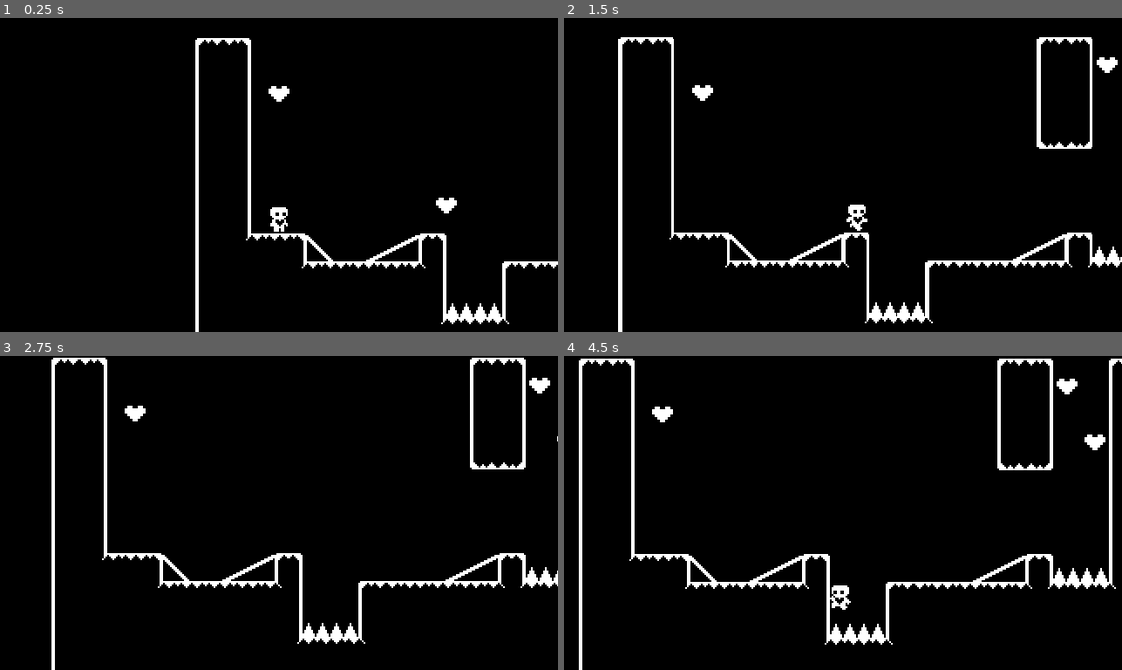
Above: before the commit, frames 1-4 (two rows, left to right).
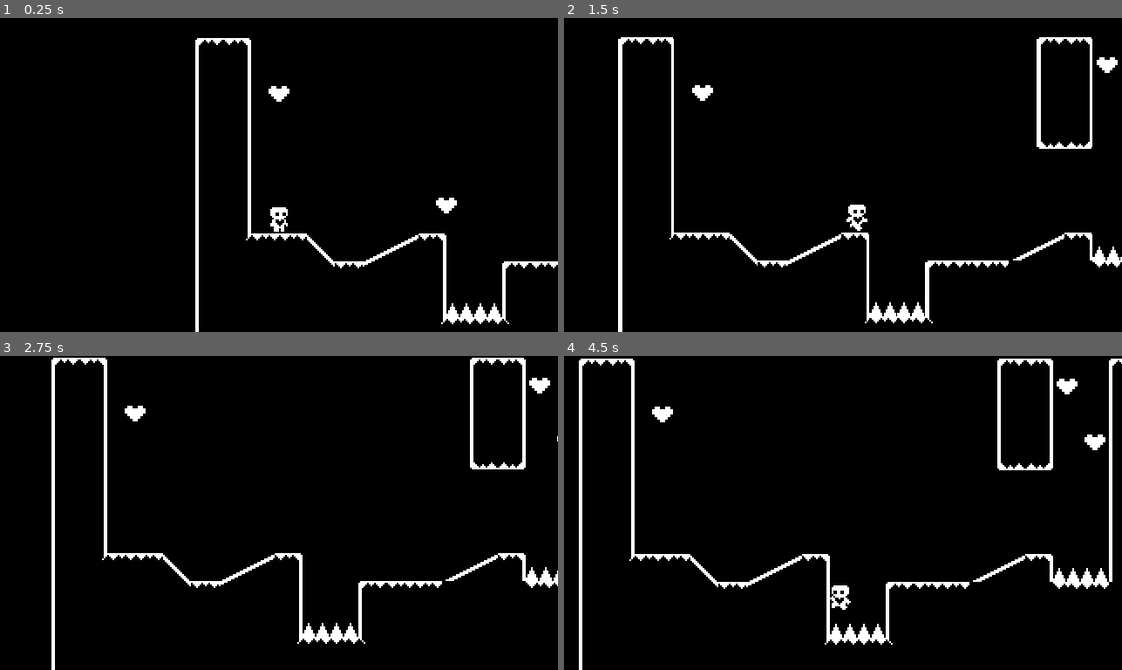
Above: after the commit, the same moments.

Repository: jadeng3/Heart-Platformer
Game: Godot game, scene res://world.tscn
Two runs of this game, one before a commit and one after it. Both use one fixed random seed, a clock stepped at 60 frames per second and the inputs below.
Inputs:
- Up to frame 1 (0.25 s): no input
- Up to frame 2 (1.5 s): hold Right (ui_right) from 0.53 s (still down); tap Up (ui_up) at 0.77 s
- Up to frame 3 (2.75 s): tap Up (ui_up) at 1.52 s; release Right (ui_right) at 2.03 s; hold Left (ui_left) from 2.03 s (still down)
- Up to frame 4 (4.5 s): release Left (ui_left) at 2.78 s; hold Right (ui_right) 2.78-4.28 s; tap Up (ui_up) at 3.02, 3.77 s; hold Left (ui_left) from 4.28 s (still down)

The runs differ from the first frame. In frame 1, 0.3% of the frame differs, in the area x 54-78%, y 68-80%; in frame 2, 0.5%, in the area x 28-95%, y 68-80%; in frame 3, 0.5%; in frame 4, 0.5%.

Commit message:
completed progress check #6
character cant walk up slopes

Diff:
--- a/level_tilemap.tscn
+++ b/level_tilemap.tscn
@@ -560,9 +560,4 @@
 format = 2
 layer_0/name = "Base"
 layer_1/name = "Slopes"
-layer_1/enabled = true
-layer_1/modulate = Color(1, 1, 1, 1)
-layer_1/y_sort_enabled = false
-layer_1/y_sort_origin = 0
-layer_1/z_index = 0
 layer_1/tile_data = PackedInt32Array()
--- a/project.godot
+++ b/project.godot
@@ -12,7 +12,7 @@
 
 config/name="Heart Platformer"
 run/main_scene="res://world.tscn"
-config/features=PackedStringArray("4.1", "Forward Plus")
+config/features=PackedStringArray("4.2", "Forward Plus")
 config/icon="res://icon.svg"
 
 [autoload]
--- a/world.tscn
+++ b/world.tscn
@@ -60,7 +60,7 @@
 
 [node name="LevelTilemap" parent="." instance=ExtResource("7_blksc")]
 layer_0/tile_data = PackedInt32Array(0, 131072, 0, 65536, 131072, 1, 131072, 131072, 1, 196608, 131072, 1, 262144, 1310 …(2052 unchanged characters)…
-layer_1/tile_data = PackedInt32Array(458758, 262147, 0, 458755, 393220, 0, 458757, 196611, 0, 458766, 262147, 0, 458765, 196611, 0)
+layer_1/tile_data = PackedInt32Array(458755, 393220, 0, 458757, 196611, 0, 458766, 262147, 0, 458765, 196611, 0, 458758, 262147, 0, 458759, 131072, 0, 524295, 131072, 1, 458754, 65536, 0, 524294, 65536, 1, 524291, 327684, 0, 524290, 65536, 1, 524293, 327683, 0, 524306, 65536, 1, 524303, 65536, 1, 524302, 65536, 1, 524301, 65536, 1, 458767, 131072, 0)
 
 [node name="Spikes4" parent="." instance=ExtResource("4_l2egm")]
 position = Vector2(136, 152)
